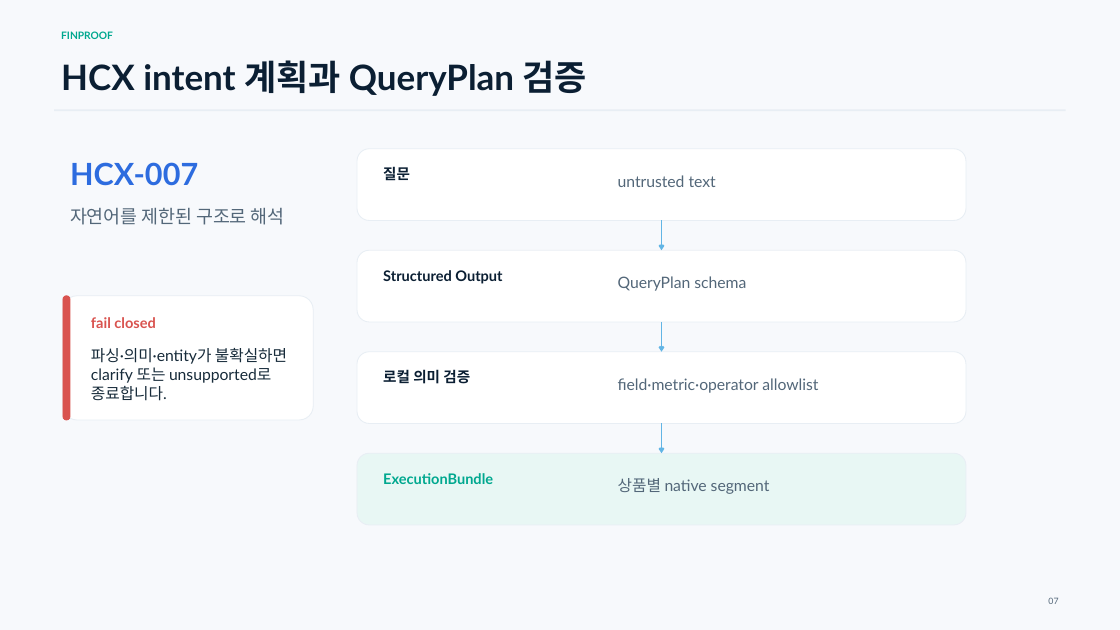
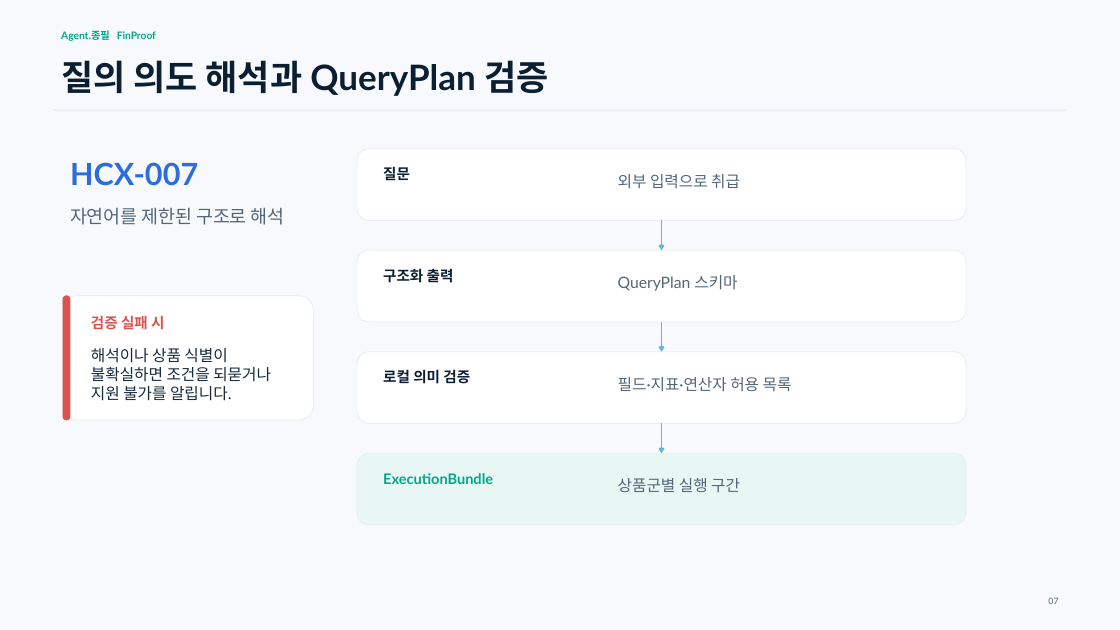
Before and after one commit to tskwak111/mirae_agent, a slide deck: slide 7 of docs/submission/FinProof_Technical_Proposal.pptx. Drawn at 1120x630 pixels with LibreOffice and Linux fonts; fonts in the diff are those of the drawing. Boxes give left, top, right and bottom in pixels: in the first picture for what was removed or moved away, otherwise in the second. Text is boxed around its words. In the diff, an @@ line names an element or a change of style, - is before the commit and + after.

```diff
--- a/docs/submission/FinProof_Technical_Proposal.pptx
+++ b/docs/submission/FinProof_Technical_Proposal.pptx
@@ text at bbox=[61, 30, 156, 41]: text changed @@
-FINPROOF
+Agent.종필 FinProof
@@ text at bbox=[61, 60, 548, 96]: text changed @@
-HCX intent 계획과 QueryPlan 검증
+질의 의도 해석과 QueryPlan 검증
@@ text at bbox=[618, 174, 740, 188]: text changed @@
-untrusted text
+외부 입력으로 취급
@@ text at bbox=[383, 268, 454, 283]: text changed @@
-Structured Output
+구조화 출력
@@ text at bbox=[618, 275, 737, 291]: text changed @@
-QueryPlan schema
+QueryPlan 스키마
@@ text at bbox=[91, 315, 164, 330]: text changed @@
-fail closed
+검증 실패 시
@@ text at bbox=[91, 348, 271, 401]: text changed @@
-파싱·의미·entity가 불확실하면 clarify 또는 unsupported로 종료합니다.
+해석이나 상품 식별이 불확실하면 조건을 되묻거나 지원 불가를 알립니다.
@@ text at bbox=[618, 377, 792, 391]: text changed @@
-field·metric·operator allowlist
+필드·지표·연산자 허용 목록
@@ text at bbox=[618, 478, 740, 492]: text changed @@
-상품별 native segment
+상품군별 실행 구간
```
Also in this commit, not shown: 12 other slides changed, 2 slides added, 2 slides removed, 8 other files.
